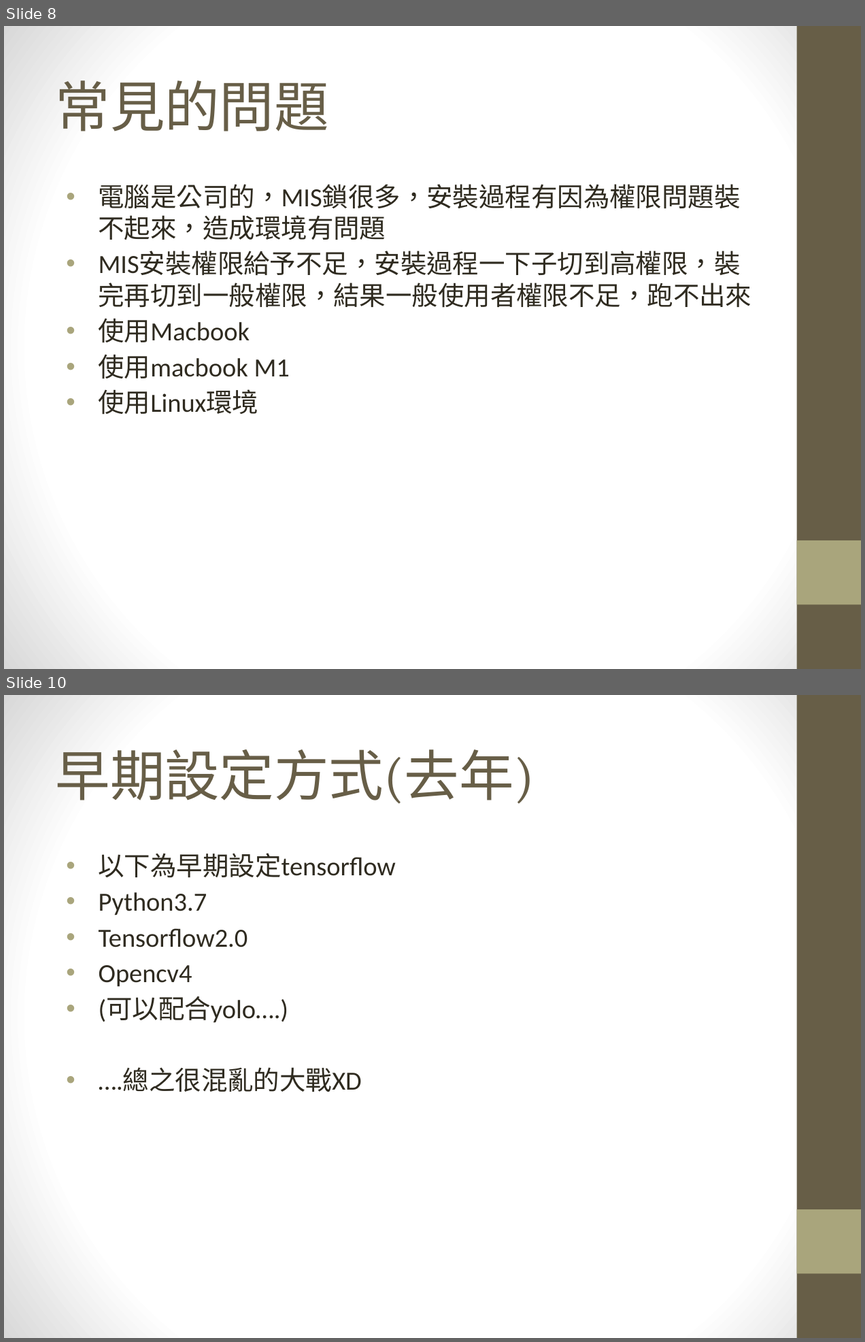
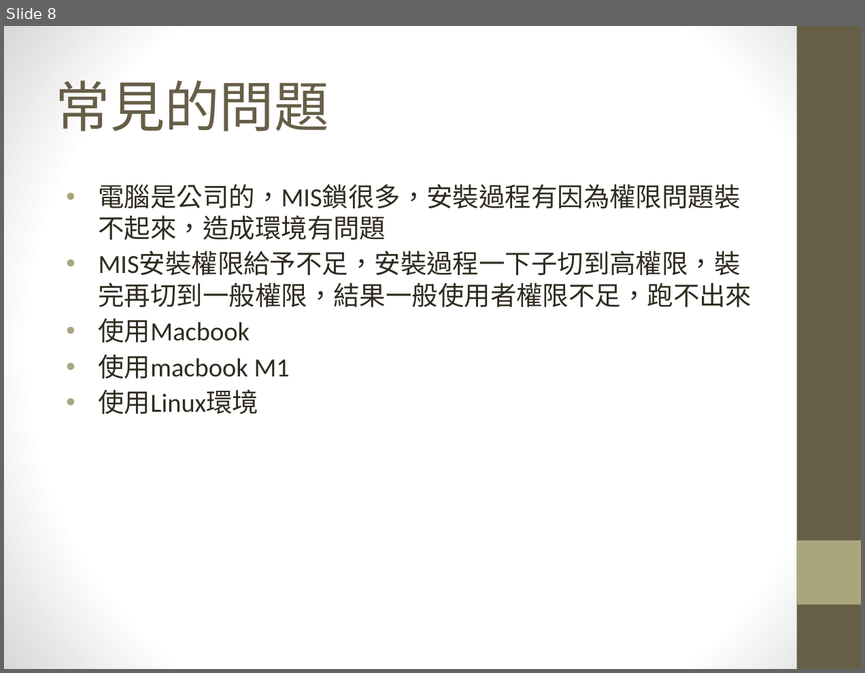
Before and after one commit to maloyang/KH20220820_Python_ML_DL, a slide deck: W05/W05_env_install.pptx. Shown one above the other, each under a label of ours: slides 8 and 10 before the commit, slide 8 after it; the slides between them are not shown. The pictures are 865x1342 and 865x673 pixels, drawn with LibreOffice and Linux fonts; fonts in the diff are those of the drawing. Boxes give left, top, right and bottom in pixels: in the first picture for what was removed or moved away, otherwise in the second. Text is boxed around its words. In the diff, an @@ line names an element or a change of style, - is before the commit and + after.

```diff
--- a/W05/W05_env_install.pptx
+++ b/W05/W05_env_install.pptx
@@ slide 10 removed at box(4, 695, 861, 1338), background gradient #FFFFFF to #D8D8D8; not listed: 2 template elements that a slide beside it also shows @@
@@ title removed at box(56, 749, 535, 804) @@
-早期設定方式(去年)
@@ text removed at box(99, 853, 396, 1091) @@
-• 以下為早期設定tensorflow
-• Python3.7
-• Tensorflow2.0
-• Opencv4
-• (可以配合yolo….)
-• ….總之很混亂的大戰XD
```
Also in this commit, not shown: 1 slide changed, 3 other slides removed, 2 other files.
